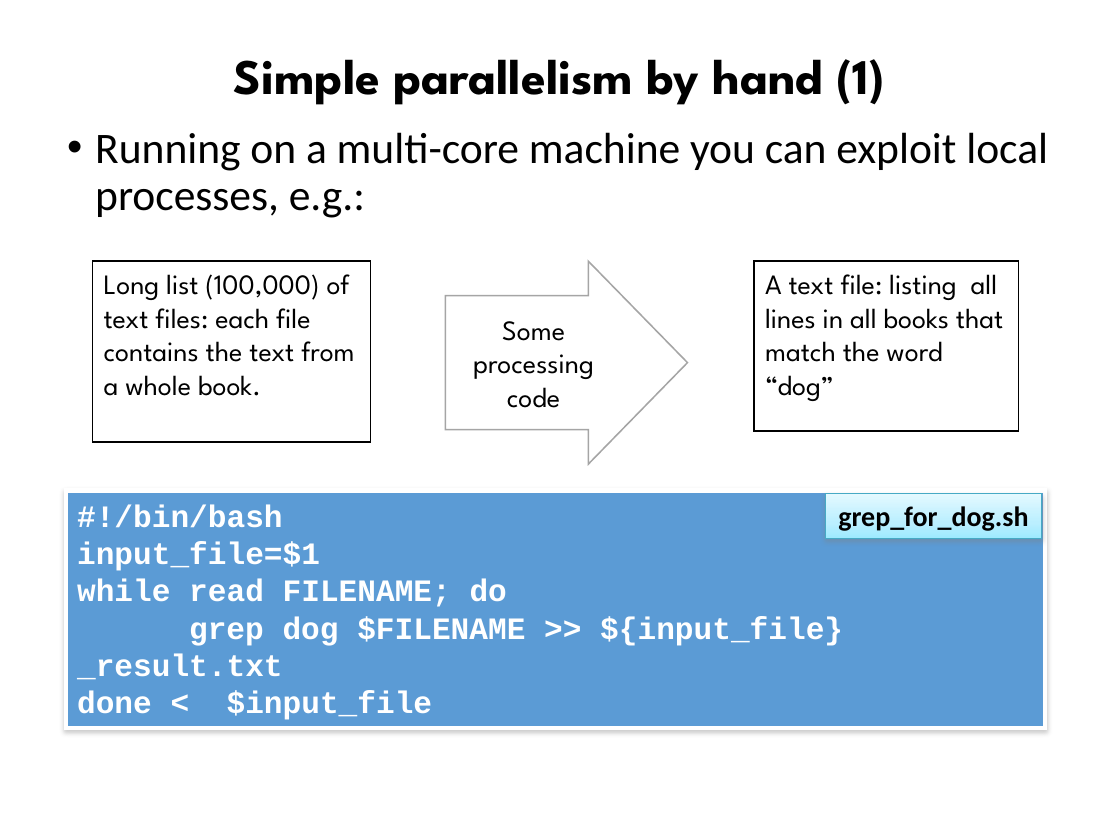
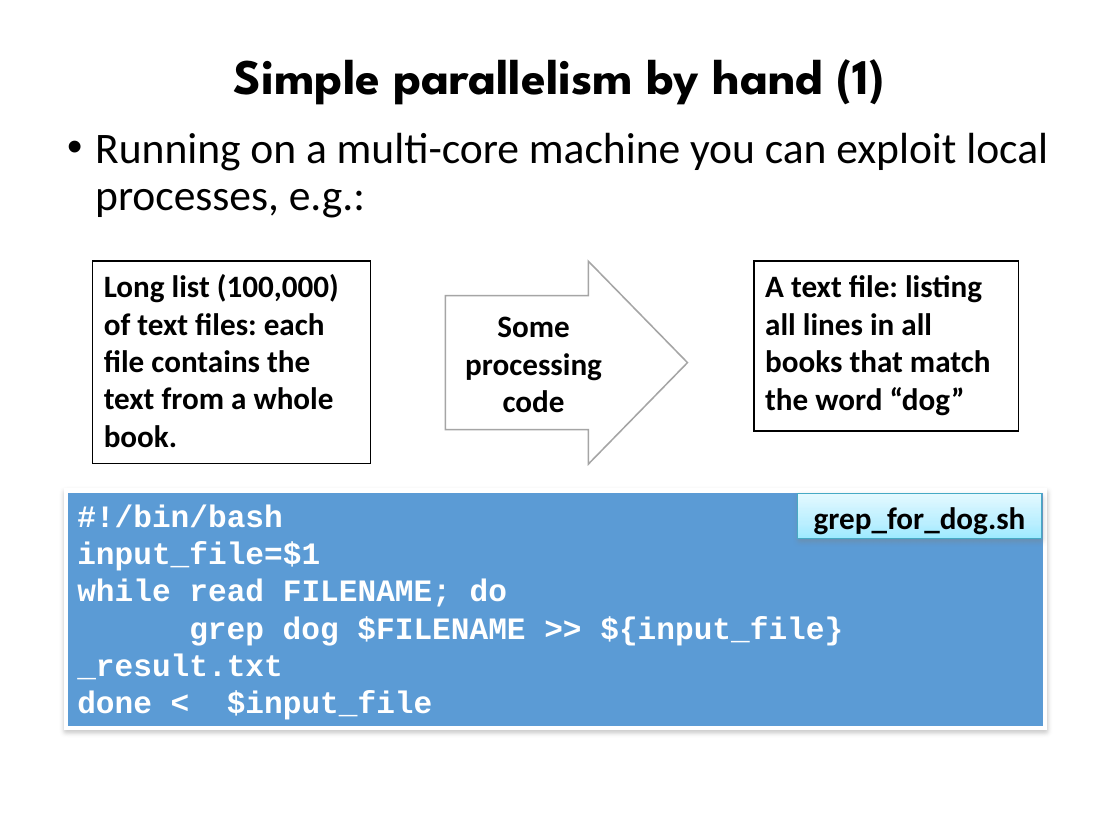
Before and after one commit to ncasuk/ncas-isc, a slide deck: slide 8 of overview_presentations/Parallel_Processing_Large_Data.pptx. Drawn at 1120x840 pixels with LibreOffice and Linux fonts; fonts in the diff are those of the drawing; background and template pictures are left out. Boxes give left, top, right and bottom in pixels: in the first picture for what was removed or moved away, otherwise in the second. Text is boxed around its words. In the diff, an @@ line names an element or a change of style, - is before the commit and + after.

```diff
--- a/overview_presentations/Parallel_Processing_Large_Data.pptx
+++ b/overview_presentations/Parallel_Processing_Large_Data.pptx
@@ text "Running on a multi-core machine ..." at <box>95,132,1048,218</box>: less space between paragraphs @@
@@ size 18 to 20 pt, font League Spartan to Calibri, bold on in 3 elements at <box>754,261,1018,430</box>, <box>446,261,688,464</box>, <box>93,261,371,464</box> @@
@@ rectangle "Long list (100,000) of text ...": place and size @@
-rectangle "Long list (100,000) of text ..." at <box>93,261,371,442</box>
+rectangle "Long list (100,000) of text ..." at <box>93,261,371,464</box>
@@ rectangle "grep_for_dog.sh": place and size @@
-rectangle "grep_for_dog.sh" at <box>825,493,1042,538</box>
+rectangle "grep_for_dog.sh" at <box>797,493,1042,538</box>
@@ rectangle "grep_for_dog.sh" at <box>797,493,1042,538</box>: size 18 to 20 pt @@
```
Also in this commit, not shown: 20 other slides changed, 8 slides added, 4 slides removed, 4 other files.
